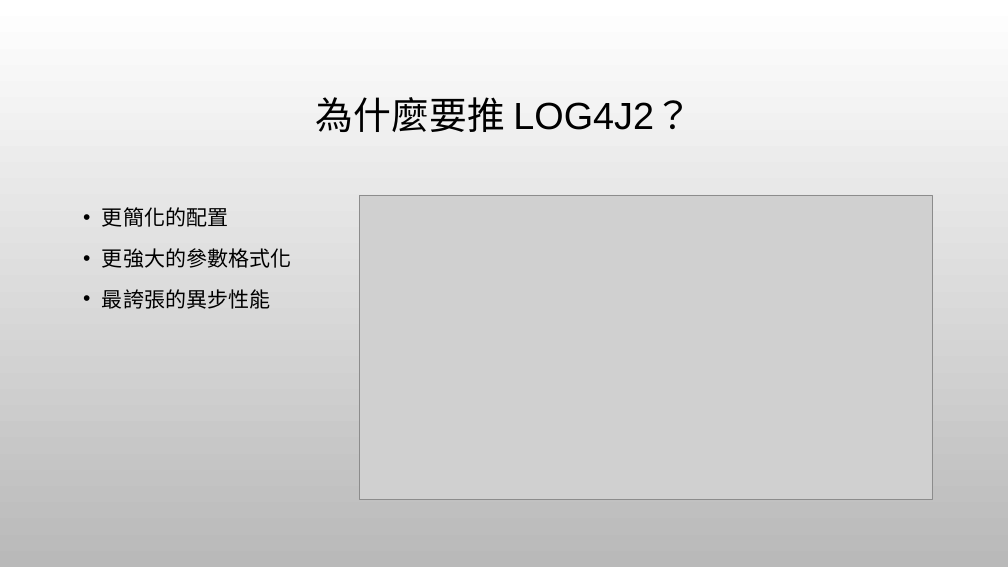
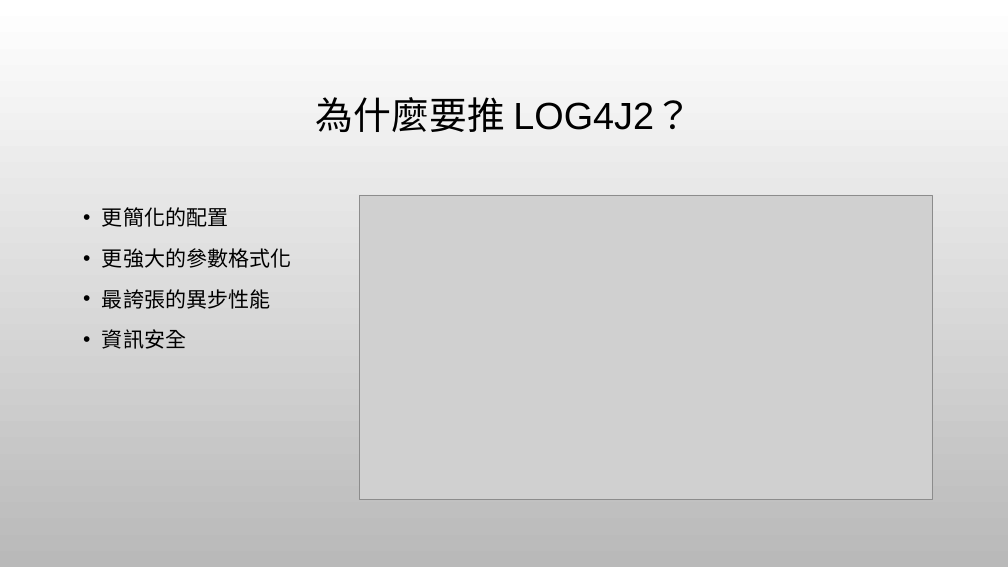
Before and after one commit to aweit-zhu/aweit-share, a slide deck: slide 5 of Java 相關/講義/Log4j2 簡介.pptx. Drawn at 1008x567 pixels with LibreOffice and Linux fonts; fonts in the diff are those of the drawing; grey boxes stand for pictures; background and template pictures are left out. Boxes give left, top, right and bottom in pixels: in the first picture for what was removed or moved away, otherwise in the second. Text is boxed around its words. In the diff, an @@ line names an element or a change of style, - is before the commit and + after.

```diff
--- a/Java 相關/講義/Log4j2 簡介.pptx
+++ b/Java 相關/講義/Log4j2 簡介.pptx
@@ text at box(102, 329, 186, 349): paragraph added @@
+• 資訊安全
```
Also in this commit, not shown: 5 other files.
